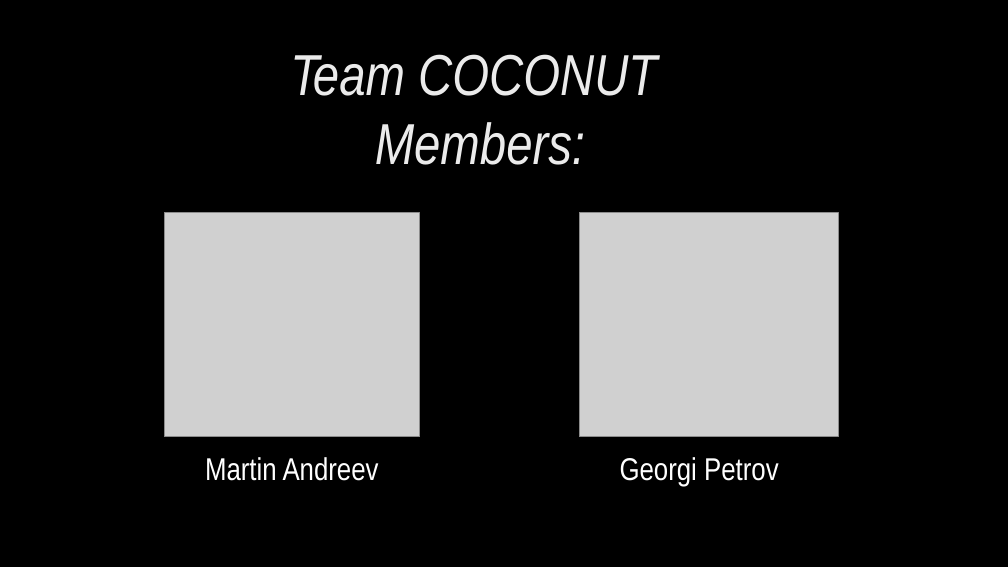
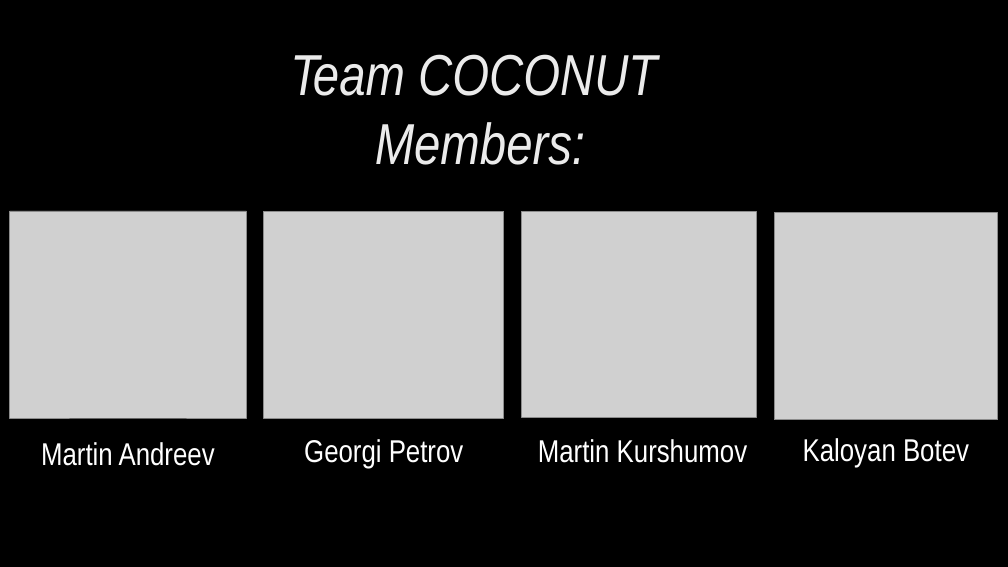
Before and after one commit to GeorgiBoykov/TEAM-COCONUT, a slide deck: slide 9 of NakovitzaPresentation.pptx. Drawn at 1008x567 pixels with LibreOffice and Linux fonts; fonts in the diff are those of the drawing; grey boxes stand for pictures; background and template pictures are left out. Boxes give left, top, right and bottom in pixels: in the first picture for what was removed or moved away, otherwise in the second. Text is boxed around its words. In the diff, an @@ line names an element or a change of style, - is before the commit and + after.

```diff
--- a/NakovitzaPresentation.pptx
+++ b/NakovitzaPresentation.pptx
@@ picture: place and size @@
-picture at <box>164,213,420,437</box>
+picture at <box>10,211,247,418</box>
@@ picture: place and size @@
-picture at <box>579,213,839,437</box>
+picture at <box>264,211,504,418</box>
@@ picture added at <box>522,212,757,417</box> @@
@@ picture added at <box>774,213,998,420</box> @@
@@ text "Martin Andreev": place and size @@
-text "Martin Andreev" at <box>205,457,379,481</box>
+text "Martin Andreev" at <box>41,442,215,466</box>
@@ text "Georgi Petrov": place and size @@
-text "Georgi Petrov" at <box>620,457,779,487</box>
+text "Georgi Petrov" at <box>304,439,464,468</box>
@@ text added at <box>538,439,747,463</box>, 30 pt, text #FFFFFF @@
+Martin Kurshumov
@@ text added at <box>803,438,969,468</box>, 30 pt, text #FFFFFF @@
+Kaloyan Botev
```
Also in this commit, not shown: 3 other slides changed, 1 slide removed.
